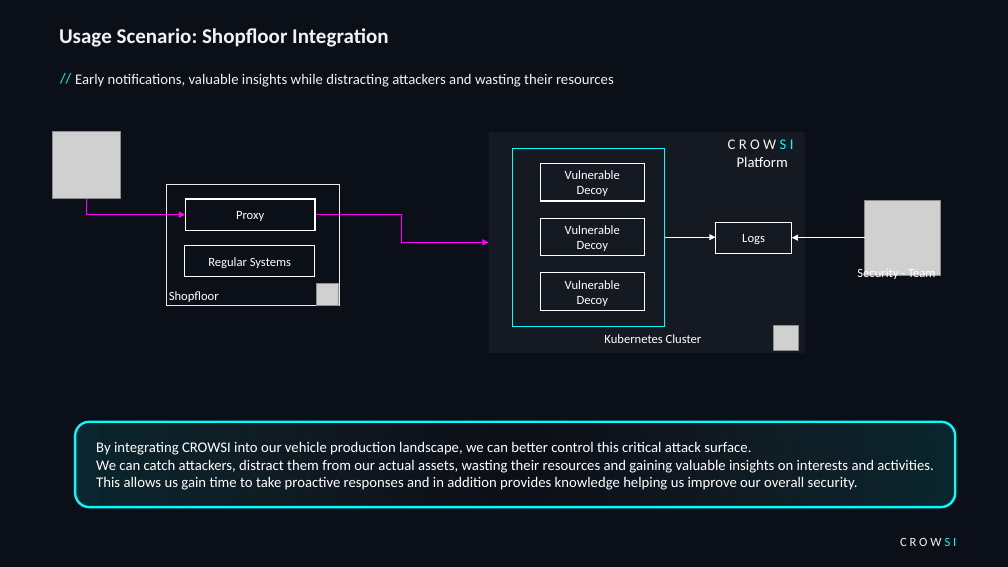
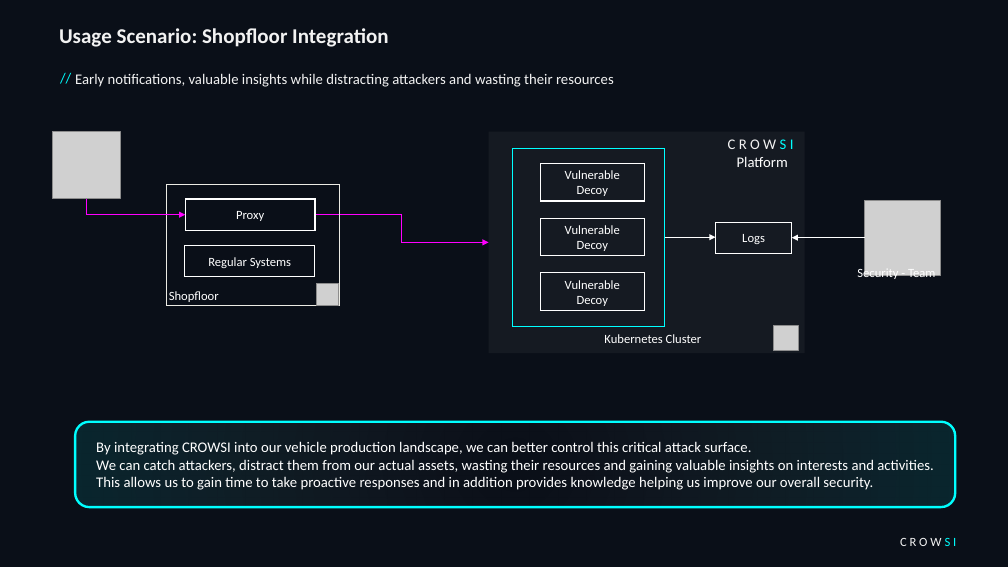
Before and after one commit to crowsi-foss/AuditMaterials, a slide deck: slide 7 of crowsiAuditSlides.pptx. Drawn at 1008x567 pixels with LibreOffice and Linux fonts; fonts in the diff are those of the drawing; grey boxes stand for pictures; background and template pictures are left out. Boxes give left, top, right and bottom in pixels: in the first picture for what was removed or moved away, otherwise in the second. Text is boxed around its words. In the diff, an @@ line names an element or a change of style, - is before the commit and + after.

```diff
--- a/crowsiAuditSlides.pptx
+++ b/crowsiAuditSlides.pptx
@@ text in rounded rectangle at (96, 476, 873, 490): text changed @@
-This allows us gain time to take proactive responses and in addition provides knowledge helping us improve our overall security.
+This allows us to gain time to take proactive responses and in addition provides knowledge helping us improve our overall security.
```
Also in this commit, not shown: 5 other slides changed, 1 other file.
